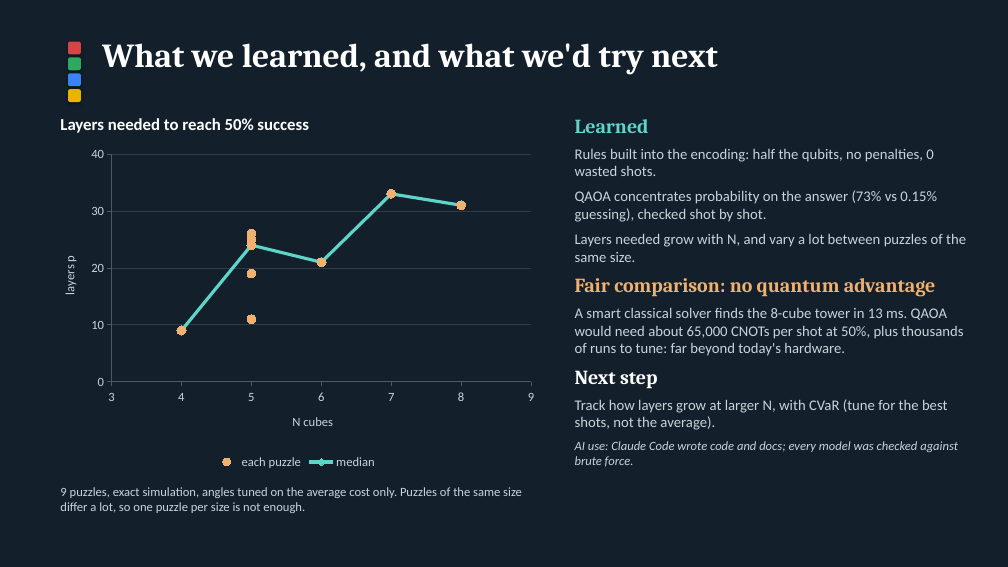
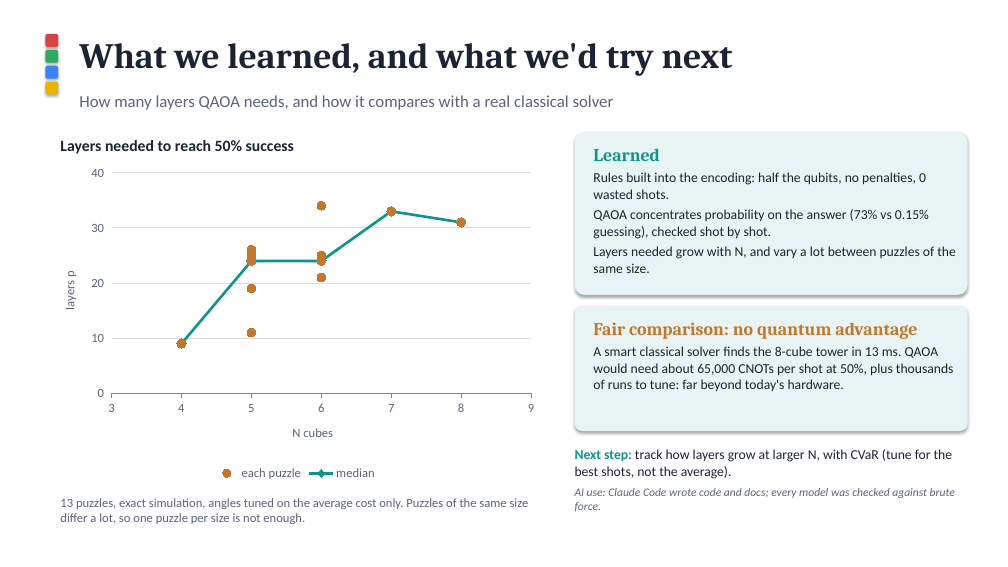
Before and after one commit to rmohanty521/qiskit, a slide deck: slide 8 of slides.pptx. Drawn at 1008x567 pixels with LibreOffice and Linux fonts; fonts in the diff are those of the drawing. Boxes give left, top, right and bottom in pixels: in the first picture for what was removed or moved away, otherwise in the second. Text is boxed around its words. In the diff, an @@ line names an element or a change of style, - is before the commit and + after.

```diff
--- a/slides.pptx
+++ b/slides.pptx
@@ background #13202B to #FFFFFF @@
@@ text "What we learned, and what ...": place and size @@
-text "What we learned, and what ..." at (102,43,718,75)
+text "What we learned, and what ..." at (79,43,733,76)
@@ text "What we learned, and what ..." at (79,43,733,76): size 32 to 34 pt, text colour #FFFFFF to #1B2433 @@
@@ rounded rectangle: place and size @@
-rounded rectangle at (68,42,81,54)
+rounded rectangle at (45,34,58,47)
@@ 3 rounded rectangles: place and size @@
-3 rounded rectangles at (68,57,81,102)
+3 rounded rectangles at (45,50,58,95)
@@ text added at (79,95,614,110), 16 pt, text #5B6575 @@
+How many layers QAOA needs, and how it compares with a real classical solver
@@ text "Layers needed to reach 50% ...": place and size @@
-text "Layers needed to reach 50% ..." at (60,118,308,133)
+text "Layers needed to reach 50% ..." at (60,140,294,154)
@@ text "Layers needed to reach 50% ..." at (60,140,294,154): size 16 to 15 pt, text colour #FFFFFF to #1B2433 @@
@@ rounded rectangle added at (575,132,968,295), fill #E8F4F3 @@
@@ text "Learned": place and size @@
-text "Learned" at (575,119,966,467)
+text "Learned" at (593,148,956,273)
@@ text "Learned" at (593,148,956,273): size 19 to 17 pt, text colour #5FD4C8 to #0E9488 in "Learned"; size 14 to 13 pt, text colour #C9D3DA to #1B2433; less space between paragraphs @@
@@ scatter chart at (45,159,544,484) @@
-each puzzle: (4, 9), (5, 24), (5, 26), (5, 11), (5, 19), (5, 25), (6, 21), (7, 33), (8, 31)
+each puzzle: (4, 9), (5, 24), (5, 26), (5, 11), (5, 19), (5, 25), (6, 21), (6, 34), (6, 24), (6, 25), (6, 24), (7, 33), (8, 31)
@@ colour of each puzzle #F0B070 to #C2772A @@
-median: (4, 9), (5, 24), (6, 21), (7, 33), (8, 31)
+median: (4, 9), (5, 24), (6, 24), (7, 33), (8, 31)
@@ colour of median #5FD4C8 to #0E9488 @@
@@ legend changed @@
@@ category axis changed @@
@@ value axis changed @@
@@ lettering changed @@
@@ scatter chart: place and size @@
-scatter chart at (45,140,544,473)
+scatter chart at (45,159,544,484)
@@ text at (575,278,963,467): paragraphs removed @@
-Fair comparison: no quantum advantage
-A smart classical solver finds the 8-cube tower in 13 ms. QAOA would need about 65,000 CNOTs per shot at 50%, plus thousands of runs to tune: far beyond today's hardware.
-Next step
-Track how layers grow at larger N, with CVaR (tune for the best shots, not the average).
-AI use: Claude Code wrote code and docs; every model was checked against brute force.
@@ rounded rectangle added at (575,306,968,431), fill #E8F4F3 @@
@@ text added at (593,322,954,391), 13 pt, text #1B2433 @@
+Fair comparison: no quantum advantage
+A smart classical solver finds the 8-cube tower in 13 ms. QAOA would need about 65,000 CNOTs per shot at 50%, plus thousands of runs to tune: far beyond today's hardware.
@@ text added at (575,449,955,511), 13 pt, text #1B2433 @@
+Next step: track how layers grow at larger N, with CVaR (tune for the best shots, not the average).
+AI use: Claude Code wrote code and docs; every model was checked against brute force.
@@ text at (60,498,529,524): text changed; text colour #C9D3DA to #5B6575 @@
-9 puzzles, exact simulation, angles tuned on the average cost only. Puzzles of the same size differ a lot, so one puzzle per size is not enough.
+13 puzzles, exact simulation, angles tuned on the average cost only. Puzzles of the same size differ a lot, so one puzzle per size is not enough.
```
Also in this commit, not shown: 13 other files.
